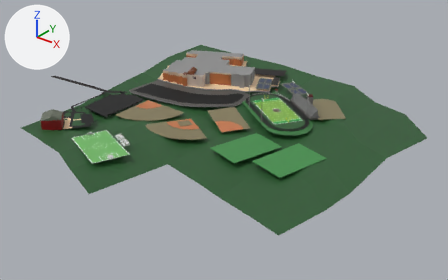
A saved change to the glTF model public/assets/intbroadneck.glb.
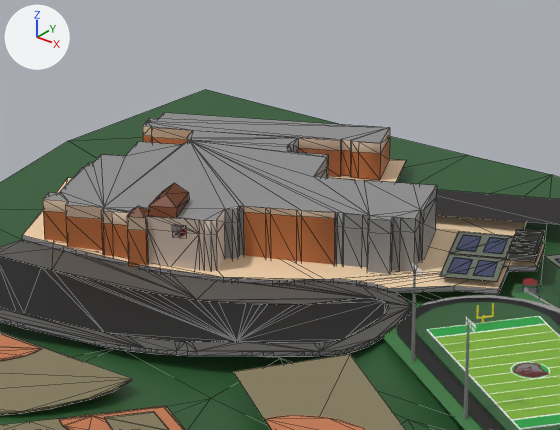
Each version is shown whole from a 50 mm lens placed at (0.257, -2.135, 0.754), pointed at (-0.686, -0.956, 0.023), then close up on the part from 34% to 63% of the width and 9% to 44% of the height. Every picture has the same lights, and +X, +Y and +Z are marked at upper left. The close-ups show mesh edges as thin lines. Where no turn or scale is listed for an object, it has been applied to the vertices. Vertices at the same position are counted once.

The first close-up shows 'Plane', 'bhs_bases_fields', 'bhs_extrafield', 'bhs_grass', 'bhs_turf'.
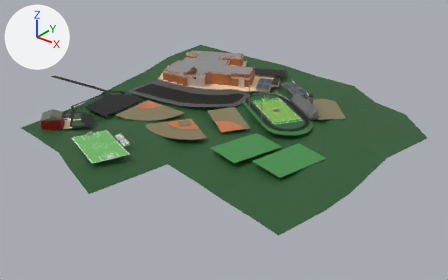
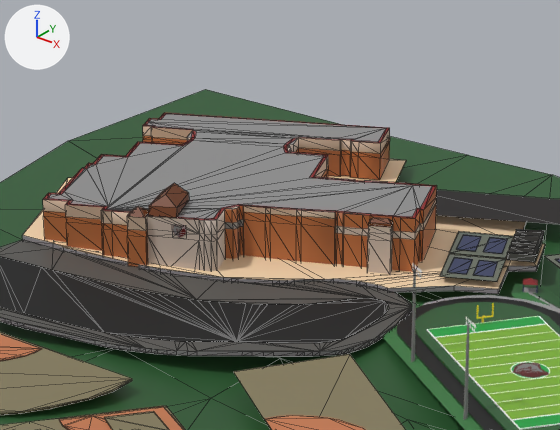
Edits to the bpy script that builds the scene:
```text
Add mat_material_282:
    mat_material_282 = principled_material('Material.282')
    mat_material_282.base_color = (0.258, 0.0, 0.0)  # red #8b0000
Change me_plane_017:
    used by ob_plane; location = (-0.919, -0.8488, 0.1294)
    remove me_plane_017.from_pydata(...)  # 326 vertices, 531 faces; spans x -0.138..0.155, y -0.019..0.261, z -0.041..0.014
    add me_plane_017.from_pydata(...)  # 510 vertices, 892 faces; spans x -0.138..0.155, y -0.019..0.261, z -0.041..0.014
    me_plane_017 part 1: a new loose piece of 14 vertices spanning x 0.127..0.144, y 0.092..0.105, z -0.011..0.0
    me_plane_017 part 2: 3 vertices removed from x 0.043..0.144, y 0.057..0.099, z -0.005..0.0; 173 vertices added at x -0.138..0.155, y -0.019..0.261, z -0.038..0.0
    me_plane_017 part 3: 46 faces spanning x 0.04..0.155, y 0.045..0.177, z -0.011..0.0 switch from mat_material_024 (grey #8f8f8f) to mat_material_279 (orange #b66b3c)
    me_plane_017 part 4: 20 faces spanning x -0.019..0.046, y 0.137..0.2, z -0.01..0.0 switch from mat_material_024 (grey #8f8f8f) to mat_material_280 (light grey #ccbaad)
    add me_plane_017.materials.append(mat_material_282)  # red #8b0000
```

Boxes (x1, y1, x2, y2) around the edits, measured in the close-ups (560 x 430 px):
part 1 of me_plane_017, added
    after: (368, 217, 393, 234)
part 2 of me_plane_017, built on
    before: (237, 206, 393, 255)
    after: (43, 113, 437, 274)
part 3 of me_plane_017, recoloured
    both: (225, 186, 437, 233)
part 4 of me_plane_017, recoloured
    both: (287, 138, 328, 177)
